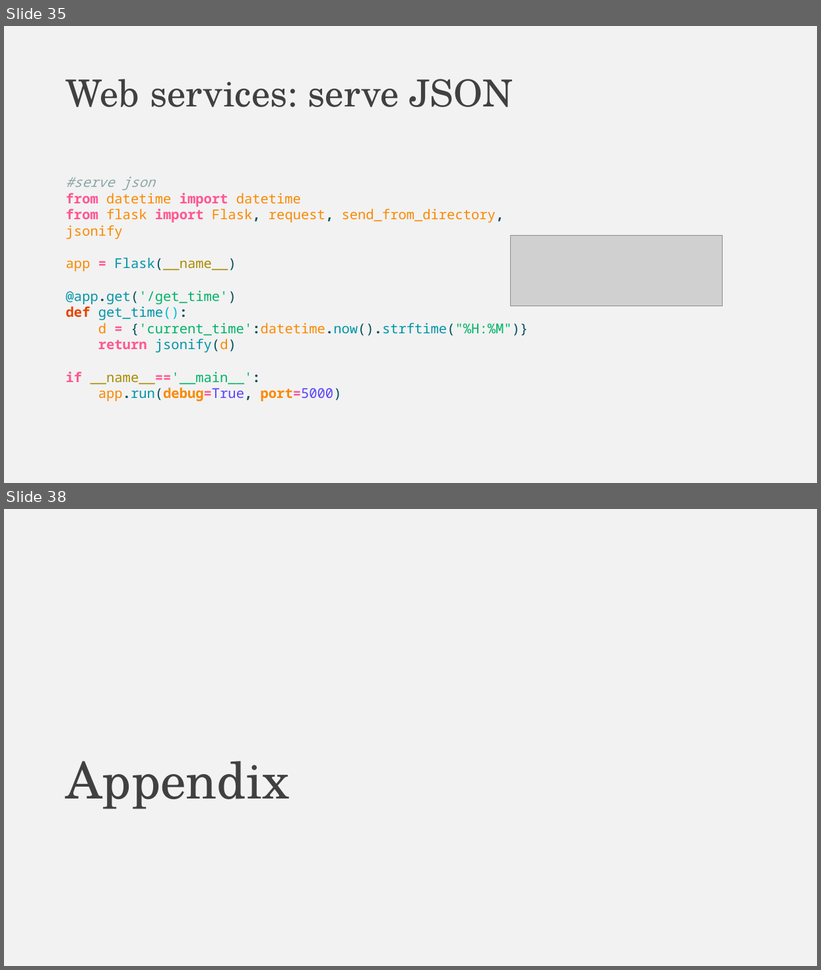
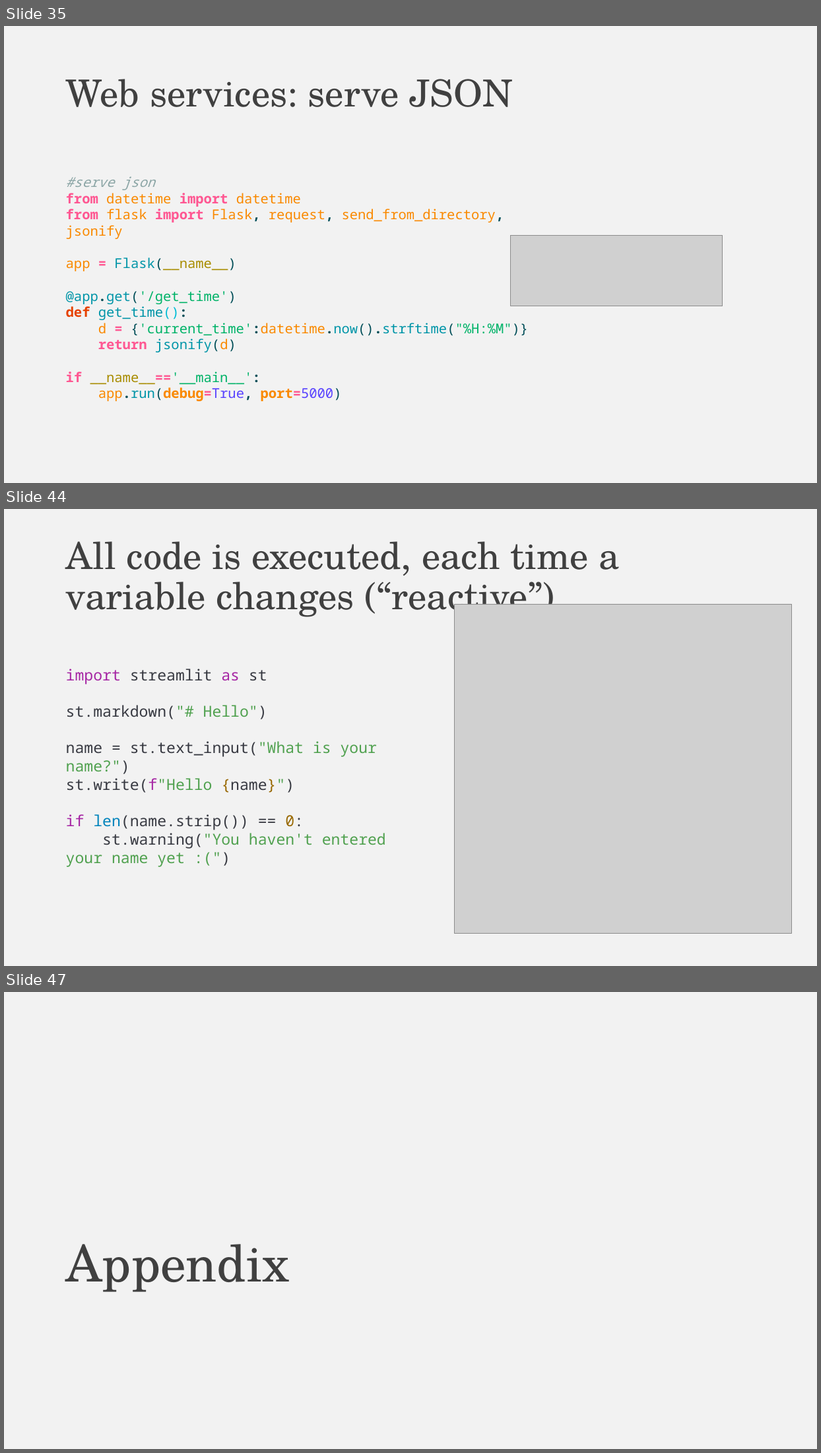
Before and after one commit to falconair/ProgrammingForAnalytics, a slide deck: lectures/075_web_under_the_hood/The web, under the hood.pptx. Shown one above the other, each under a label of ours: slides 35 and 38 before the commit, slides 35, 44 and 47 after it; the slides between them are not shown. The pictures are 821x970 and 821x1453 pixels, drawn with LibreOffice and Linux fonts; fonts in the diff are those of the drawing; grey boxes stand for pictures. Boxes give left, top, right and bottom in pixels: in the first picture for what was removed or moved away, otherwise in the second. Text is boxed around its words. In the diff, an @@ line names an element or a change of style, - is before the commit and + after.

```diff
--- a/lectures/075_web_under_the_hood/The web, under the hood.pptx
+++ b/lectures/075_web_under_the_hood/The web, under the hood.pptx
@@ slide 44 added at bbox=[4, 509, 817, 966], background #F2F2F2 @@
@@ title added at bbox=[66, 541, 619, 621], 44 pt, text #404040 @@
+All code is executed, each time a variable changes (“reactive”)
@@ picture added at bbox=[455, 604, 792, 934] @@
@@ text added at bbox=[66, 669, 386, 849], 18 pt, text #383A42 @@
+import streamlit as st
+st.markdown("# Hello")
+name = st.text_input("What is your name?")
+st.write(f"Hello {name}")
+if len(name.strip()) == 0:
+st.warning("You haven't entered your name yet :(")
@@ what was slide 38 is now slide 47 @@
```
Also in this commit, not shown: 2 slides changed, 8 other slides added, 6 other files.
